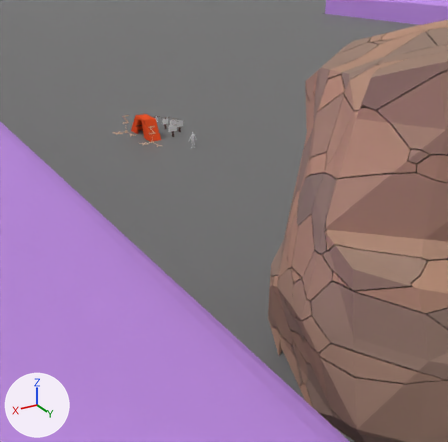
The Blender file asset/layout/env.blend, before and after one commit.
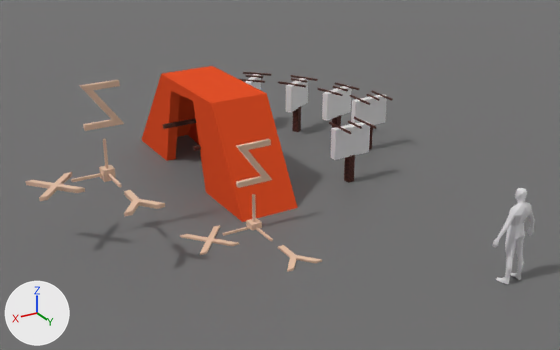
There are two pictures of each version: one from a 50 mm camera at (22.0, 48.9, 15.3) aimed at (-3.4, 6.6, -5.9), one close up from a 50 mm camera at (5.4, 9.8, 5.7) aimed at (0.0, 0.9, 1.2). The axes (+X, +Y, +Z) are drawn at lower left. The lights are the same throughout.

Names of what the first close-up shows: 'big_axes', 'big_axes.001', 'gnd', 'player', 'sign', 'sign.001', 'sign.002', 'sign.003', 'stair'.
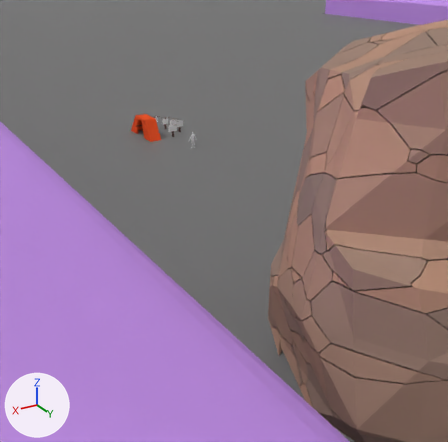
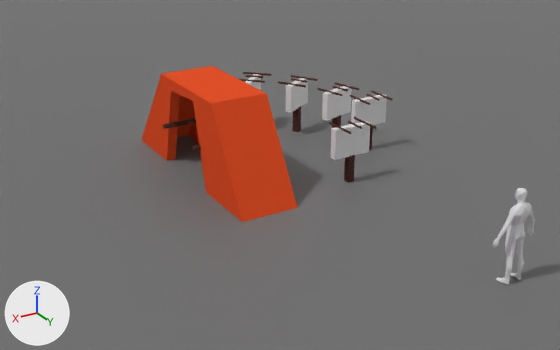
Location of each change, [x1, y1, x2, y2] in pixels of the close-ups (560 x 350 px):
```json
{"object": "big_axes.001", "change": "deleted", "before": [25, 80, 165, 217]}
{"object": "big_axes", "change": "deleted", "before": [180, 139, 322, 272]}
```

The change, as JSON lines over the scene's bpy script:
```json
{"op": "remove", "block": "ob_big_axes", "code": ["ob_big_axes = bpy.data.objects.new('big_axes', None)", "ob_big_axes.parent = ob_env", "ob_big_axes.location = (0.0, 0.0, 0.0)", "ob_big_axes.instance_type = 'COLLECTION'", "ob_big_axes.instance_collection = col_big_axes"]}
{"op": "remove", "block": "ob_big_axes_001", "code": ["ob_big_axes_001 = bpy.data.objects.new('big_axes.001', None)", "ob_big_axes_001.parent = ob_env", "ob_big_axes_001.location = (2.0, -1.0, 1.0)", "ob_big_axes_001.instance_type = 'COLLECTION'", "ob_big_axes_001.instance_collection = col_big_axes"]}
{"op": "remove", "block": "ob_cube", "code": ["ob_cube = bpy.data.objects.new('Cube', me_cube_003)", "ob_cube.location = (0.0, 0.0, 0.0)"]}
{"op": "remove", "block": "ob_text", "code": ["ob_text = bpy.data.objects.new('Text', me_text)", "ob_text.location = (0.0, 0.0, 0.0)"]}
{"op": "remove", "block": "ob_text_001", "code": ["ob_text_001 = bpy.data.objects.new('Text.001', me_text_001)", "ob_text_001.location = (0.0, 0.0, 0.0)"]}
{"op": "remove", "block": "ob_text_002", "code": ["ob_text_002 = bpy.data.objects.new('Text.002', me_text_002)", "ob_text_002.location = (0.0, 0.0, 0.0)"]}
```
